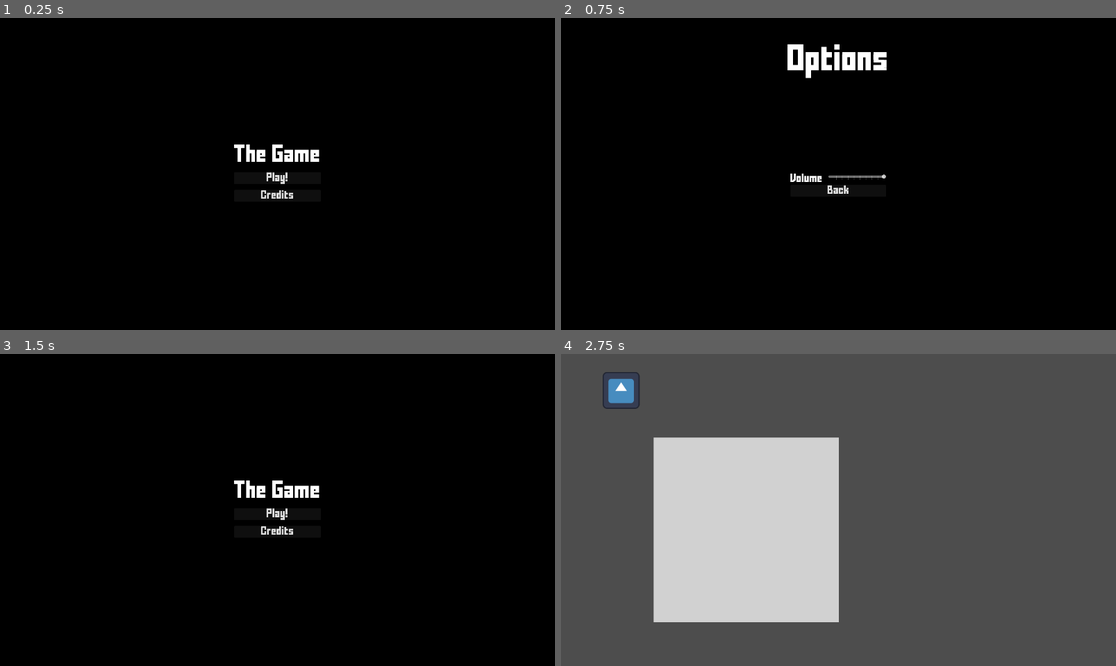
Above: before the commit, frames 1-4 (two rows, left to right).
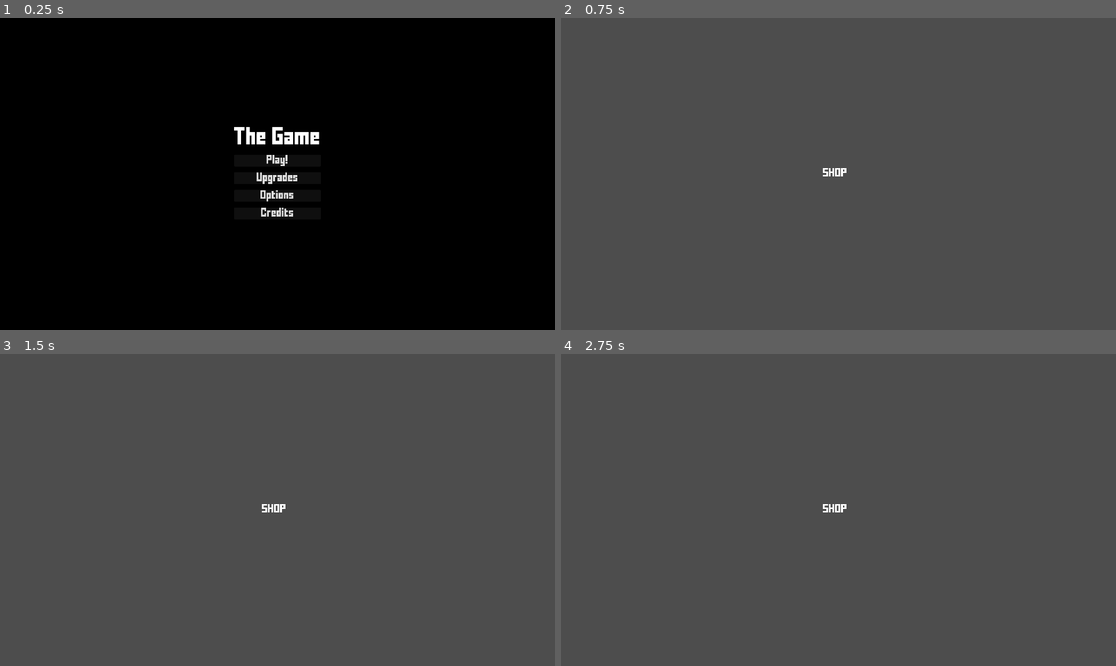
Above: after the commit, the same moments.

Repository: rrebane/ld-54-chelys
Game: Godot game, scene res://ui/main_menu.tscn
The game is run twice, just before and just after one commit, with the same random seed, the same clock (stepped at 60 frames per second) and the same inputs. The engine's default icon, where the game draws it, is replaced by a stand-in: a white triangle on a blue panel in a dark square.
Inputs (mouse positions are in pixels of both pictures, inside the frame that each line leads up to):
- Up to frame 1 (0.25 s): no input
- Up to frame 2 (0.75 s): click "Credits" at 0.5 s
- Up to frame 3 (1.5 s): click (277, 525) at 1.25 s, where only the run before the commit has a clickable "Back"
- Up to frame 4 (2.75 s): click (838, 513) at 2 s, where only the run before the commit has a clickable "Play!"

The runs differ from the first frame. In frame 1, 1.4% of the frame differs, in the area x 42-58%, y 34-64%; in frame 2, 100%; in frame 3, 100%, in the area x 0-100%, y 0-100%; in frame 4, 20%.

Commit message:
Scene scaffolding

Diff:
--- a/project.godot
+++ b/project.godot
@@ -20,6 +20,7 @@
 SceneSwitcher="*res://singletons/SceneSwitcher.gd"
 EventsBus="*res://singletons/EventsBus.gd"
 SfxPlayer="*res://singletons/SfxPlayer.gd"
+GlobalState="*res://singletons/GlobalState.gd"
 
 [display]
 
@@ -28,6 +29,52 @@
 window/size/mode=3
 window/size/initial_position_type=2
 
+[input]
+
+drag={
+"deadzone": 0.5,
+"events": []
+}
+drop={
+"deadzone": 0.5,
+"events": []
+}
+debug_add_item={
+"deadzone": 0.5,
+"events": [Object(InputEventKey,"resource_local_to_scene":false,"resource_name":"","device":0,"window_id":0,"alt_pressed":false,"shift_pressed":false,"ctrl_pressed":false,"meta_pressed":false,"pressed":false,"keycode":0,"physical_keycode":73,"key_label":0,"unicode":0,"echo":false,"script":null)
+]
+}
+debug_attack_stat={
+"deadzone": 0.5,
+"events": [Object(InputEventKey,"resource_local_to_scene":false,"resource_name":"","device":-1,"window_id":0,"alt_pressed":false,"shift_pressed":false,"ctrl_pressed":false,"meta_pressed":false,"pressed":false,"keycode":0,"physical_keycode":65,"key_label":0,"unicode":97,"echo":false,"script":null)
+]
+}
+debug_defence_stat={
+"deadzone": 0.5,
+"events": [Object(InputEventKey,"resource_local_to_scene":false,"resource_name":"","device":-1,"window_id":0,"alt_pressed":false,"shift_pressed":false,"ctrl_pressed":false,"meta_pressed":false,"pressed":false,"keycode":0,"physical_keycode":68,"key_label":0,"unicode":100,"echo":false,"script":null)
+]
+}
+debug_combat_phase={
+"deadzone": 0.5,
+"events": [null, Object(InputEventKey,"resource_local_to_scene":false,"resource_name":"","device":-1,"window_id":0,"alt_pressed":false,"shift_pressed":false,"ctrl_pressed":false,"meta_pressed":false,"pressed":false,"keycode":0,"physical_keycode":32,"key_label":0,"unicode":32,"echo":false,"script":null)
+]
+}
+debug_select_stage={
+"deadzone": 0.5,
+"events": [Object(InputEventKey,"resource_local_to_scene":false,"resource_name":"","device":-1,"window_id":0,"alt_pressed":false,"shift_pressed":false,"ctrl_pressed":false,"meta_pressed":false,"pressed":false,"keycode":0,"physical_keycode":32,"key_label":0,"unicode":32,"echo":false,"script":null)
+]
+}
+debug_combat_win={
+"deadzone": 0.5,
+"events": [Object(InputEventKey,"resource_local_to_scene":false,"resource_name":"","device":-1,"window_id":0,"alt_pressed":false,"shift_pressed":false,"ctrl_pressed":false,"meta_pressed":false,"pressed":false,"keycode":0,"physical_keycode":87,"key_label":0,"unicode":119,"echo":false,"script":null)
+]
+}
+debug_combat_lose={
+"deadzone": 0.5,
+"events": [Object(InputEventKey,"resource_local_to_scene":false,"resource_name":"","device":-1,"window_id":0,"alt_pressed":false,"shift_pressed":false,"ctrl_pressed":false,"meta_pressed":false,"pressed":false,"keycode":0,"physical_keycode":76,"key_label":0,"unicode":108,"echo":false,"script":null)
+]
+}
+
 [rendering]
 
 renderer/rendering_method="gl_compatibility"
--- /dev/null
+++ b/scenes/Combat.gd
@@ -0,0 +1,45 @@
+extends Node2D
+
+enum Turn { PLAYER_TURN, ENEMY_TURN }
+
+@export var turn_time = 1.0
+
+@onready var current_turn = Turn.PLAYER_TURN
+
+var player = null
+var enemy = null
+
+var _turn_time_left = 0
+
+func _ready():
+	pass
+
+func _process(delta):
+	if Input.is_action_just_pressed("debug_combat_win"):
+		combat_end(true)
+	if Input.is_action_just_pressed("debug_combat_lose"):
+		combat_end(false)
+
+	if _turn_time_left > 0:
+		_turn_time_left -= delta
+		return
+
+	match current_turn:
+		Turn.PLAYER_TURN:
+			player_turn()
+			current_turn = Turn.ENEMY_TURN
+			_turn_time_left = turn_time
+		Turn.ENEMY_TURN:
+			enemy_turn()
+			current_turn = Turn.PLAYER_TURN
+			_turn_time_left = turn_time
+
+func player_turn():
+	pass
+
+func enemy_turn():
+	pass
+
+func combat_end(win):
+	# TODO results
+	EventsBus.combat_end.emit(win)
--- /dev/null
+++ b/scenes/backpack.gd
@@ -0,0 +1,20 @@
+extends Node2D
+
+var stash = []
+
+func _ready():
+	pass # Replace with function body.
+
+func _process(delta):
+	pass
+
+func config(params):
+	stash = params["stash"]
+
+func hide_backpack():
+	hide()
+	$CanvasLayer.hide()
+
+func show_backpack():
+	show()
+	$CanvasLayer.show()
--- a/scenes/backpack.tscn
+++ b/scenes/backpack.tscn
@@ -1,10 +1,13 @@
-[gd_scene load_steps=4 format=3 uid="uid://ds8diotpja1bv"]
+[gd_scene load_steps=6 format=3 uid="uid://dtaxax47wrytn"]
 
-[ext_resource type="PackedScene" uid="uid://cpuovt12cxxoo" path="res://scenes/inventory.tscn" id="1_i75je"]
+[ext_resource type="Script" path="res://scenes/backpack.gd" id="1_6ncac"]
+[ext_resource type="PackedScene" uid="uid://blfwt68jqu2yb" path="res://scenes/inventory.tscn" id="1_i75je"]
 [ext_resource type="Texture2D" uid="uid://t5tvey18s7s0" path="res://assets/graphics/stash_bg.png" id="2_8qf5s"]
-[ext_resource type="PackedScene" uid="uid://bilotgkucjisw" path="res://scenes/item.tscn" id="3_y7urc"]
+[ext_resource type="PackedScene" uid="uid://b4skg2ijqqxkl" path="res://scenes/item.tscn" id="3_y7urc"]
+[ext_resource type="Theme" uid="uid://b1rse5hojok5d" path="res://assets/ui_themes/Default.tres" id="5_c5of8"]
 
 [node name="Backpack" type="Node2D"]
+script = ExtResource("1_6ncac")
 
 [node name="Inventory" parent="." instance=ExtResource("1_i75je")]
 position = Vector2(0, 0)
@@ -23,3 +26,29 @@
 position = Vector2(-86, 36)
 
 [node name="Item2" parent="Node2D/StashBg" instance=ExtResource("3_y7urc")]
+
+[node name="CanvasLayer" type="CanvasLayer" parent="."]
+
+[node name="Control" type="Control" parent="CanvasLayer"]
+layout_mode = 3
+anchors_preset = 15
+anchor_right = 1.0
+anchor_bottom = 1.0
+grow_horizontal = 2
+grow_vertical = 2
+
+[node name="Label" type="Label" parent="CanvasLayer/Control"]
+layout_mode = 1
+anchors_preset = 8
+anchor_left = 0.5
+anchor_top = 0.5
+anchor_right = 0.5
+anchor_bottom = 0.5
+offset_left = -54.0
+offset_top = -13.0
+offset_right = 54.0
+offset_bottom = 13.0
+grow_horizontal = 2
+grow_vertical = 2
+theme = ExtResource("5_c5of8")
+text = "BACKPACK"
--- /dev/null
+++ b/scenes/combat.tscn
@@ -0,0 +1,33 @@
+[gd_scene load_steps=3 format=3 uid="uid://cohqjtycmwerf"]
+
+[ext_resource type="Script" path="res://scenes/Combat.gd" id="1_ckvl8"]
+[ext_resource type="Theme" uid="uid://b1rse5hojok5d" path="res://assets/ui_themes/Default.tres" id="2_d1563"]
+
+[node name="Combat" type="Node2D"]
+script = ExtResource("1_ckvl8")
+
+[node name="CanvasLayer" type="CanvasLayer" parent="."]
+
+[node name="Control" type="Control" parent="CanvasLayer"]
+layout_mode = 3
+anchors_preset = 15
+anchor_right = 1.0
+anchor_bottom = 1.0
+grow_horizontal = 2
+grow_vertical = 2
+
+[node name="Label" type="Label" parent="CanvasLayer/Control"]
+layout_mode = 1
+anchors_preset = 8
+anchor_left = 0.5
+anchor_top = 0.5
+anchor_right = 0.5
+anchor_bottom = 0.5
+offset_left = -54.0
+offset_top = -13.0
+offset_right = 54.0
+offset_bottom = 13.0
+grow_horizontal = 2
+grow_vertical = 2
+theme = ExtResource("2_d1563")
+text = "COMBAT"
--- /dev/null
+++ b/scenes/dungeon.gd
@@ -0,0 +1,48 @@
+extends Node2D
+
+enum Phase { COMBAT, INVENTORY }
+
+@export var enemies = [
+	"res://scenes/enemies/slime.tscn",
+	"res://scenes/enemies/slime.tscn",
+	"res://scenes/enemies/boss1.tscn"
+]
+
+@onready var _combat_scene = preload("res://scenes/combat.tscn")
+
+var _current_enemy = 0
+var _current_phase = Phase.INVENTORY
+
+func _ready():
+	EventsBus.combat_end.connect(combat_end)
+
+func _process(delta):
+	match _current_phase:
+		Phase.INVENTORY:
+			if Input.is_action_just_pressed("debug_combat_phase"):
+				combat_phase()
+		_:
+			pass
+
+func config(params):
+	pass
+
+func combat_phase():
+	var combat = _combat_scene.instantiate()
+	combat.enemy = enemies[_current_enemy]
+	add_child(combat)
+	$Backpack.hide_backpack()
+
+func inventory_phase():
+	$Combat.queue_free()
+	$Backpack.show_backpack()
+
+func combat_end(win):
+	if win:
+		_current_enemy += 1
+		if len(enemies) <= _current_enemy:
+			SceneSwitcher.goto_scene("res://ui/main_menu.tscn")
+		else:
+			inventory_phase()
+	else:
+		SceneSwitcher.goto_scene("res://ui/main_menu.tscn")
--- /dev/null
+++ b/scenes/dungeon.tscn
@@ -0,0 +1,9 @@
+[gd_scene load_steps=3 format=3 uid="uid://d3nt7be4ojmvg"]
+
+[ext_resource type="Script" path="res://scenes/dungeon.gd" id="1_1emcs"]
+[ext_resource type="PackedScene" uid="uid://dtaxax47wrytn" path="res://scenes/backpack.tscn" id="2_klegg"]
+
+[node name="dungeon" type="Node2D"]
+script = ExtResource("1_1emcs")
+
+[node name="Backpack" parent="." instance=ExtResource("2_klegg")]
--- /dev/null
+++ b/scenes/enemies/boss1.tscn
@@ -0,0 +1,3 @@
+[gd_scene format=3 uid="uid://dy4wmoh0ntlkr"]
+
+[node name="boss1" type="Node2D"]
--- /dev/null
+++ b/scenes/enemies/slime.tscn
@@ -0,0 +1,3 @@
+[gd_scene format=3 uid="uid://cy0bhukdr2cfs"]
+
+[node name="slime" type="Node2D"]
--- a/scenes/inventory.gd
+++ b/scenes/inventory.gd
@@ -3,6 +3,22 @@
 @onready var item_scene_path = preload("res://scenes/item.tscn")
 
 func _process(delta):
-	if Input.is_action_just_pressed("ui_cancel"):
+	if Input.is_action_just_pressed("debug_add_item"):
 		var item_scene = item_scene_path.instantiate()
 		$ItemContainer.add_child(item_scene)
+
+	if Input.is_action_just_pressed("debug_attack_stat"):
+		print(inventory_attribute("attack"))
+
+	if Input.is_action_just_pressed("debug_defence_stat"):
+		print(inventory_attribute("defence"))
+
+func items():
+	return $ItemContainer.get_children()
+
+func inventory_attribute(name):
+	var attribute = 0
+	for item in items():
+		if item.get(name) != null:
+			attribute += item.get(name)
+	return attribute
--- a/scenes/item.tscn
+++ b/scenes/item.tscn
@@ -6,6 +6,8 @@
 resource_name = "test"
 script/source = "extends Area2D
 
+@export var attack = 1
+@export var defence = 1
 
 var in_place = false
 
@@ -20,10 +22,30 @@
 	if in_place:
 		return
 
-	if is_selected:
+	if not is_selected:
+		if Input.is_action_just_pressed(\"ui_accept\"):
+			var areas = get_overlapping_areas()
+			if areas.size() == 0:
+				set_in_place()
+
+
+		var new_position = global_position
+
+		if Input.is_action_just_pressed(\"ui_left\"):
+			new_position.x -= 32
+		if Input.is_action_just_pressed(\"ui_right\"):
+			new_position.x += 32
+		if Input.is_action_just_pressed(\"ui_up\"):
+			new_position.y -= 32
+		if Input.is_action_just_pressed(\"ui_down\"):
+			new_position.y += 32
+
+		global_position = new_position
+	else:
 		followMouse()
 
 	if is_over_inventory:
+
 		var x_mod = int(global_position.x) % 32
 		var y_mod = int(global_position.y) % 32
 
@@ -37,14 +59,12 @@
 
 func _on_input_event(viewport, event, shape_idx):
 	if event is InputEventMouseButton and event.button_index == MOUSE_BUTTON_LEFT:
-		if event.pressed and not is_selected:
+		if event.pressed:
 			is_selected = true
-			return
-		if event.pressed and is_selected:
-
-			var could_set = try_set()
-			if could_set:
-				is_selected = false
+		else:
+			is_selected = false
+			set_in_place()
+	pass # Replace with function body.
 
 
 
@@ -64,17 +84,9 @@
 
 	pass # Replace with function body.
 
-func try_set():
-	var areas = get_overlapping_areas()
-	var is_blocked = false
-	for area in areas:
-		if area.is_in_group('item'):
-			is_blocked = true
-	if not is_blocked:
-		in_place = true
-		modulate = Color(1, 1, 1, 1)
-		return true
-	return false
+func set_in_place():
+	in_place = true
+	modulate = Color(1, 1, 1, 1)
 "
 
 [sub_resource type="RectangleShape2D" id="RectangleShape2D_nwij5"]
--- /dev/null
+++ b/scenes/items/dagger.tscn
@@ -0,0 +1,3 @@
+[gd_scene format=3 uid="uid://brpbbqchphk23"]
+
+[node name="dagger" type="Node2D"]
--- /dev/null
+++ b/scenes/shop.tscn
@@ -0,0 +1,27 @@
+[gd_scene load_steps=2 format=3 uid="uid://catqjlcpprul5"]
+
+[ext_resource type="Theme" uid="uid://b1rse5hojok5d" path="res://assets/ui_themes/Default.tres" id="1_6h421"]
+
+[node name="shop" type="Control"]
+layout_mode = 3
+anchors_preset = 15
+anchor_right = 1.0
+anchor_bottom = 1.0
+grow_horizontal = 2
+grow_vertical = 2
+
+[node name="Label" type="Label" parent="."]
+layout_mode = 1
+anchors_preset = 8
+anchor_left = 0.5
+anchor_top = 0.5
+anchor_right = 0.5
+anchor_bottom = 0.5
+offset_left = -54.0
+offset_top = -18.0
+offset_right = 54.0
+offset_bottom = 18.0
+grow_horizontal = 2
+grow_vertical = 2
+theme = ExtResource("1_6h421")
+text = "SHOP"
--- /dev/null
+++ b/scenes/stage_select.gd
@@ -0,0 +1,12 @@
+extends Node2D
+
+
+func _ready():
+	pass # Replace with function body.
+
+func _process(delta):
+	if Input.is_action_just_pressed("debug_select_stage"):
+		var config = {
+			"stash": GlobalState.starting_items
+		}
+		SceneSwitcher.goto_scene("res://scenes/dungeon.tscn", config)
--- /dev/null
+++ b/scenes/stage_select.tscn
@@ -0,0 +1,33 @@
+[gd_scene load_steps=3 format=3 uid="uid://bwmdxx3qnl4u5"]
+
+[ext_resource type="Script" path="res://scenes/stage_select.gd" id="1_p1yuq"]
+[ext_resource type="Theme" uid="uid://b1rse5hojok5d" path="res://assets/ui_themes/Default.tres" id="2_mdue7"]
+
+[node name="StageSelect" type="Node2D"]
+script = ExtResource("1_p1yuq")
+
+[node name="CanvasLayer" type="CanvasLayer" parent="."]
+
+[node name="Control" type="Control" parent="CanvasLayer"]
+layout_mode = 3
+anchors_preset = 15
+anchor_right = 1.0
+anchor_bottom = 1.0
+grow_horizontal = 2
+grow_vertical = 2
+
+[node name="Label" type="Label" parent="CanvasLayer/Control"]
+layout_mode = 1
+anchors_preset = 8
+anchor_left = 0.5
+anchor_top = 0.5
+anchor_right = 0.5
+anchor_bottom = 0.5
+offset_left = -54.0
+offset_top = -13.0
+offset_right = 54.0
+offset_bottom = 13.0
+grow_horizontal = 2
+grow_vertical = 2
+theme = ExtResource("2_mdue7")
+text = "STAGE SELECT"
--- a/singletons/EventsBus.gd
+++ b/singletons/EventsBus.gd
@@ -6,3 +6,5 @@
 # To handle signal in any script, do EventsBus.my_signal.connect(my_callback)
 
 signal play_sfx
+signal combat_end
+signal dungeon_end
--- /dev/null
+++ b/singletons/GlobalState.gd
@@ -0,0 +1,8 @@
+extends Node
+
+var default_starting_items = [
+	"res://scenes/items/dagger.tscn"
+]
+
+@onready var starting_items = default_starting_items
+@onready var current_dungeon = 1
--- a/singletons/SceneSwitcher.gd
+++ b/singletons/SceneSwitcher.gd
@@ -9,7 +9,7 @@
 	var root = get_tree().root
 	current_scene = root.get_child(root.get_child_count() - 1)
 
-func goto_scene(path):
+func goto_scene(path, params = {}):
 	# This function will usually be called from a signal callback,
 	# or some other function in the current scene.
 	# Deleting the current scene at this point is
@@ -19,10 +19,10 @@
 	# The solution is to defer the load to a later time, when
 	# we can be sure that no code from the current scene is running:
 
-	call_deferred("_deferred_goto_scene", path)
+	call_deferred("_deferred_goto_scene", path, params)
 
 
-func _deferred_goto_scene(path):
+func _deferred_goto_scene(path, params):
 	# It is now safe to remove the current scene
 	current_scene.free()
 
@@ -32,8 +32,16 @@
 	# Instance the new scene.
 	current_scene = s.instantiate()
 
+	if current_scene.has_method("config"):
+		current_scene.config(params)
+
 	# Add it to the active scene, as child of root.
 	get_tree().root.add_child(current_scene)
 
 	# Optionally, to make it compatible with the SceneTree.change_scene_to_file() API.
 	get_tree().current_scene = current_scene
+
+func _unhandled_input(event):
+	if event is InputEventKey:
+		if event.pressed and event.keycode == KEY_ESCAPE:
+			get_tree().quit()
--- a/ui/StartButton.gd
+++ b/ui/StartButton.gd
@@ -2,5 +2,4 @@
 
 func on_pressed():
 	EventsBus.play_sfx.emit(pressed_sound)
-	SceneSwitcher.goto_scene("res://scenes/game.tscn")
-	pass # Replace with function body.
+	SceneSwitcher.goto_scene("res://scenes/stage_select.tscn")
--- a/ui/main_menu.tscn
+++ b/ui/main_menu.tscn
@@ -18,7 +18,7 @@
 
 func on_pressed():
 	EventsBus.play_sfx.emit(pressed_sound)
-	SceneSwitcher.goto_scene(\"res://ui/options.tscn\")
+	SceneSwitcher.goto_scene(\"res://scenes/shop.tscn\")
 	pass # Replace with function body.
 "
 
@@ -82,6 +82,20 @@
 [node name="Button2" type="Button" parent="MarginContainer/VBoxContainer2/VBoxContainer"]
 layout_mode = 2
 theme = ExtResource("1_u4u3q")
+text = "Upgrades"
+script = SubResource("GDScript_m4oab")
+pressed_sound = ExtResource("4_hc7hk")
+
+[node name="Button3" type="Button" parent="MarginContainer/VBoxContainer2/VBoxContainer"]
+layout_mode = 2
+theme = ExtResource("1_u4u3q")
+text = "Options"
+script = SubResource("GDScript_m4oab")
+pressed_sound = ExtResource("4_hc7hk")
+
+[node name="Button4" type="Button" parent="MarginContainer/VBoxContainer2/VBoxContainer"]
+layout_mode = 2
+theme = ExtResource("1_u4u3q")
 text = "Credits"
 script = SubResource("GDScript_m4oab")
 pressed_sound = ExtResource("4_hc7hk")
Not shown: 1 places in scenes/game.tscn that only renumber resources
Not shown: 1 places in scenes/inventory.tscn that only renumber resources
Not shown: 1 places in scenes/item.tscn that only renumber resources
